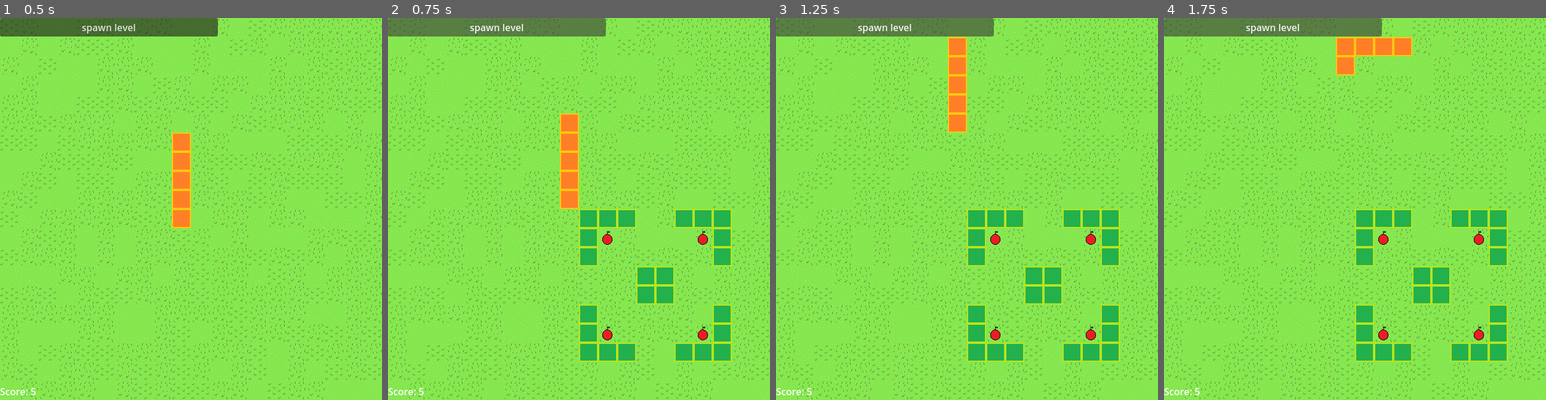
Above: before the commit, frames 1-4 (left to right).
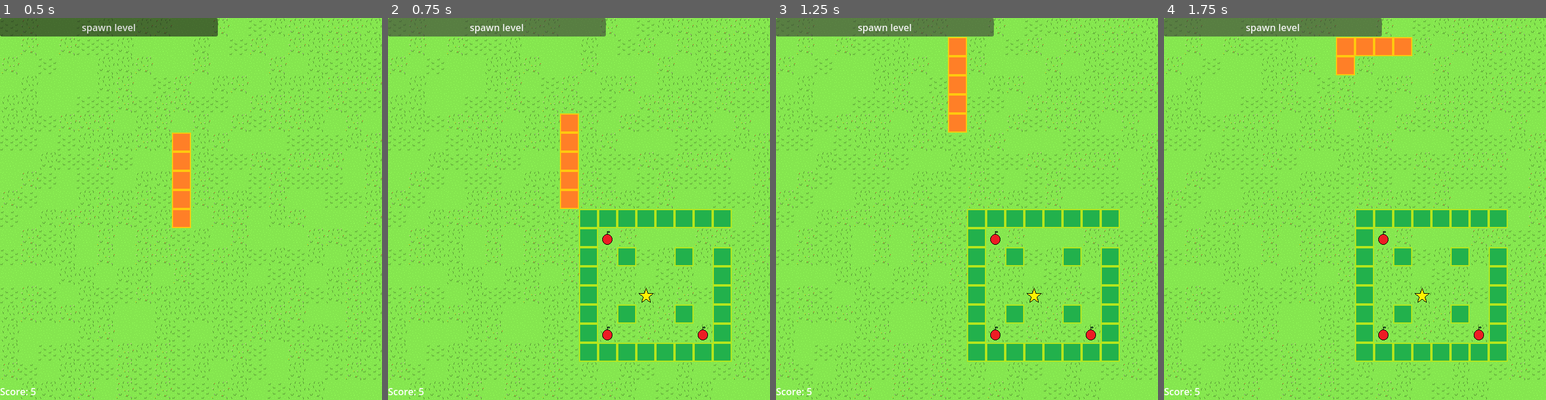
Above: after the commit, the same moments.

Repository: sethbabauta/snake-run
Game: Godot game, scene res://Scenes/demo.tscn
The game is run twice, just before and just after one commit, with the same random seed, the same clock (stepped at 60 frames per second) and the same inputs. This scene is started directly instead of the project's main scene.
Inputs:
- Up to frame 1 (0.5 s): no input
- Up to frame 2 (0.75 s): click "spawn level" at 0.5 s
- Up to frame 3 (1.25 s): no input
- Up to frame 4 (1.75 s): hold D (turn_right) from 1.28 s (still down); hold Shift (drop_item) from 1.28 s (still down)

Frame 1 is identical in both runs. In frame 2, 4.3% of the frame differs, in the area x 50-90%, y 50-90%; in frame 3, 4.3%; in frame 4, 4.3%.

Commit message:
slow down ability for prototype

Diff:
--- a/Scripts/components.gd
+++ b/Scripts/components.gd
@@ -645,6 +645,72 @@
 		self.game_object.fire_event(new_event)
 
 
+class SpeedDecreaseAbility extends Component:
+	var decrease_amount: int = 1
+	var ability_duration: float = 1.0
+	var cooldown_duration: float = 10.0
+	var on_cooldown: bool = false
+	var ability_active: bool = false
+
+
+	func fire_event(event: Event) -> Event:
+		if event.id == "UseItem":
+			self._decrease_speed(event)
+		if event.id == "CooldownStart":
+			self._start_cooldown(event)
+		if event.id == "CooldownEnd":
+			self._end_cooldown()
+		if event.id == "DropItem":
+			self._remove_effects(event)
+
+		return event
+
+
+	func _decrease_speed(event: Event) -> void:
+		if not self.on_cooldown:
+			self.ability_active = true
+			var new_event:= Event.new(
+					"DecreaseSpeed",
+					{"amount": self.decrease_amount},
+			)
+			event.queue_after_effect(self.game_object, new_event, event)
+			self.game_object.main_node.cooldown(
+					self.ability_duration,
+					self.cooldown_duration,
+					self.game_object,
+			)
+
+
+	func _end_cooldown() -> void:
+		self.on_cooldown = false
+		Main.remove_shader_from_physics_body(self.game_object, "EquippedItem")
+
+
+	func _remove_effects(event: Event) -> void:
+		if self.ability_active:
+			var new_event:= Event.new(
+					"IncreaseSpeed",
+					{"amount": self.decrease_amount},
+			)
+			event.queue_after_effect(self.game_object, new_event, event)
+
+
+	func _start_cooldown(event: Event) -> void:
+		self.on_cooldown = true
+		self.ability_active = false
+		Main.apply_shader_to_physics_body(
+			self.game_object,
+			"EquippedItem",
+			"gray_material.tres",
+		)
+
+		var new_event:= Event.new(
+				"IncreaseSpeed",
+				{"amount": self.decrease_amount},
+		)
+		event.queue_after_effect(self.game_object, new_event, event)
+
+
 class SpeedIncreaseAbility extends Component:
 	var increase_amount: int = 1
 	var ability_duration: float = 1.0
--- a/Scripts/demo.gd
+++ b/Scripts/demo.gd
@@ -27,7 +27,8 @@
 
 
 func setup_level() -> void:
-	var level_path: String = Settings.LEVELS_PATH + "level_" + str(Utils.roll(1, 2)) + ".tscn"
+	#var level_path: String = Settings.LEVELS_PATH + "level_" + str(Utils.roll(1, 2)) + ".tscn"
+	var level_path: String = Settings.LEVELS_PATH + "level_1" + ".tscn"
 	var scene: PackedScene = load(level_path)
 	var level = scene.instantiate()
 	var tile_map: TileMap = level.get_node("TileMap")
--- a/Scripts/level_factory.gd
+++ b/Scripts/level_factory.gd
@@ -5,7 +5,7 @@
 	BlueprintToLevel.new("Apple", Vector2i(1, 0)),
 	BlueprintToLevel.new("PoisonApple", Vector2i(2, 0)),
 	BlueprintToLevel.new("SnakeBody", Vector2i(0, 1)),
-	BlueprintToLevel.new("SpeedUpAbilityItem", Vector2i(1, 1)),
+	BlueprintToLevel.new("SlowDownAbilityItem", Vector2i(1, 1)),
 	BlueprintToLevel.new("ActiveCamoItem", Vector2i(2, 1)),
 ]
 var main_node: Main
Not shown, changed: blueprints.txt
